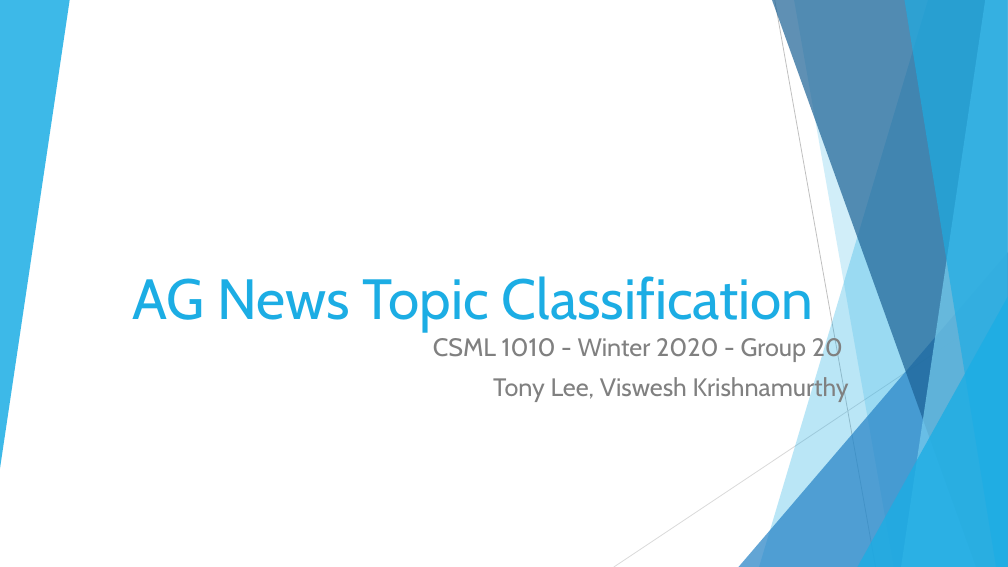
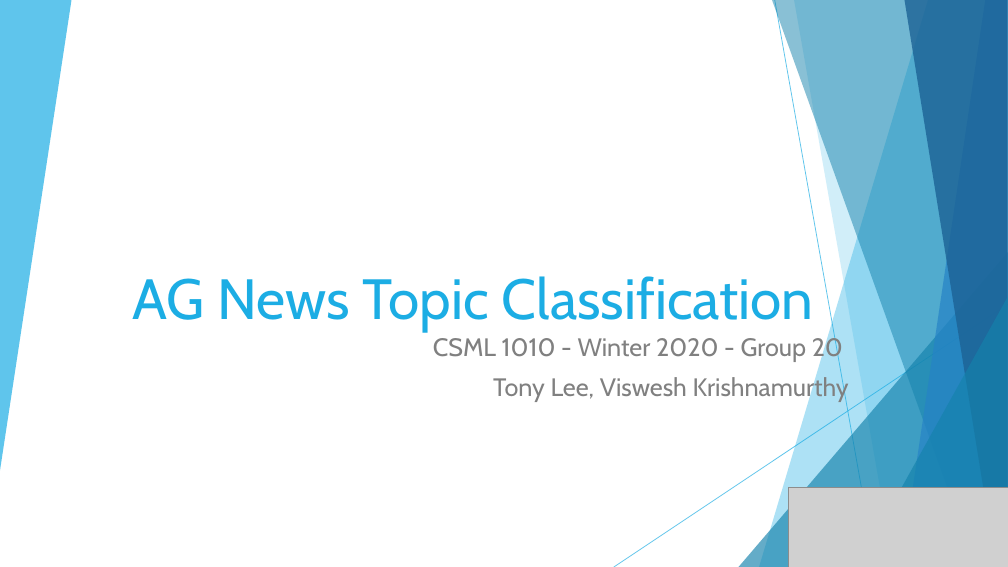
Before and after one commit to DataKnightsAI/Text-Classification-for-News-Summaries, a slide deck: slide 1 of CSML-1010-Group 20.pptx. Drawn at 1008x567 pixels with LibreOffice and Linux fonts; fonts in the diff are those of the drawing; grey boxes stand for pictures. Boxes give left, top, right and bottom in pixels: in the first picture for what was removed or moved away, otherwise in the second. Text is boxed around its words. In the diff, an @@ line names an element or a change of style, - is before the commit and + after.

```diff
--- a/CSML-1010-Group 20.pptx
+++ b/CSML-1010-Group 20.pptx
@@ triangle removed at [0,0,70,469] @@
@@ freeform shape added at [0,0,71,470], fill #1CADE4 at 70% opacity @@
@@ freeform shape at [759,0,1008,567]: fill #1CADE4 at 30% opacity to #1CADE4 at 36% opacity @@
@@ freeform shape at [772,0,1008,567]: fill #1D6294 at 70% opacity to #1482AC at 50% opacity @@
@@ line (775, 0) - (876, 567): stroke #BFBFBF 0.75 pt to #1CADE4 0.75 pt @@
@@ freeform shape at [901,0,1008,567]: fill #77CEEF at 70% opacity to #2683C6 at 70% opacity @@
@@ freeform shape at [904,0,1008,567]: fill #1CADE4 at 65% opacity to #1D6294 at 80% opacity @@
@@ triangle at [739,252,1008,567]: fill #2683C6 at 72% opacity to #1482AC at 66% opacity @@
@@ triangle at [858,297,1008,567]: fill #1CADE4 at 80% opacity to #1482AC at 66% opacity @@
@@ line (1008, 305) - (614, 567): stroke #D9D9D9 0.75 pt to #1CADE4 0.75 pt @@
@@ picture added at [789,488,1008,567] @@
```
Also in this commit, not shown: 10 other slides changed, 4 other files.
